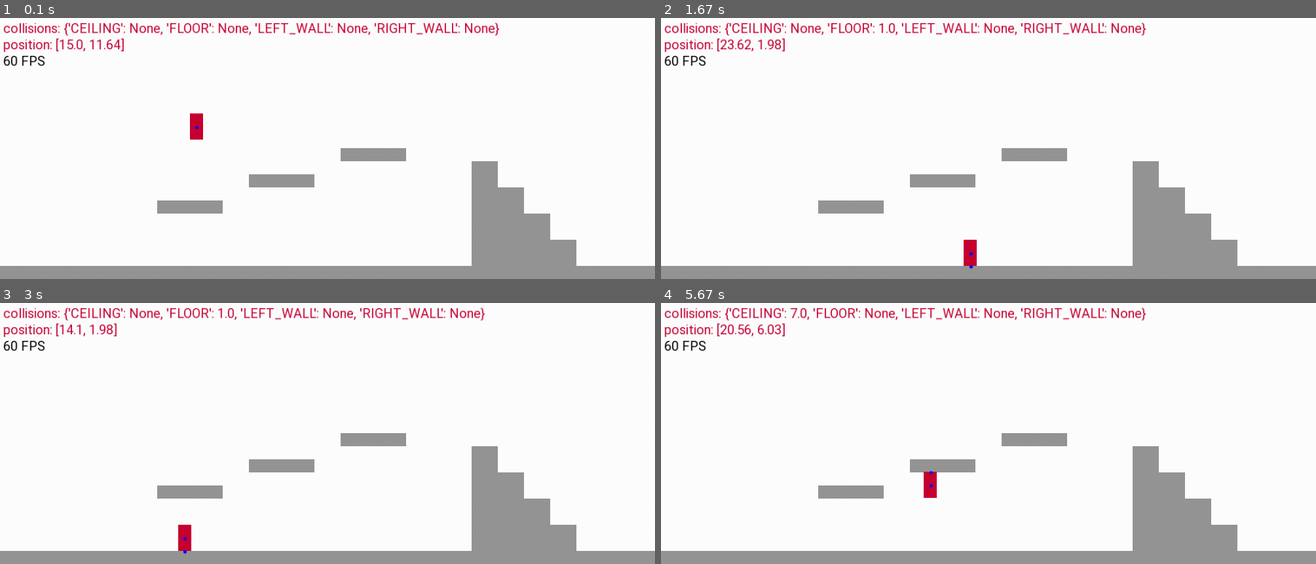
Above: before the commit, frames 1-4 (two rows, left to right).
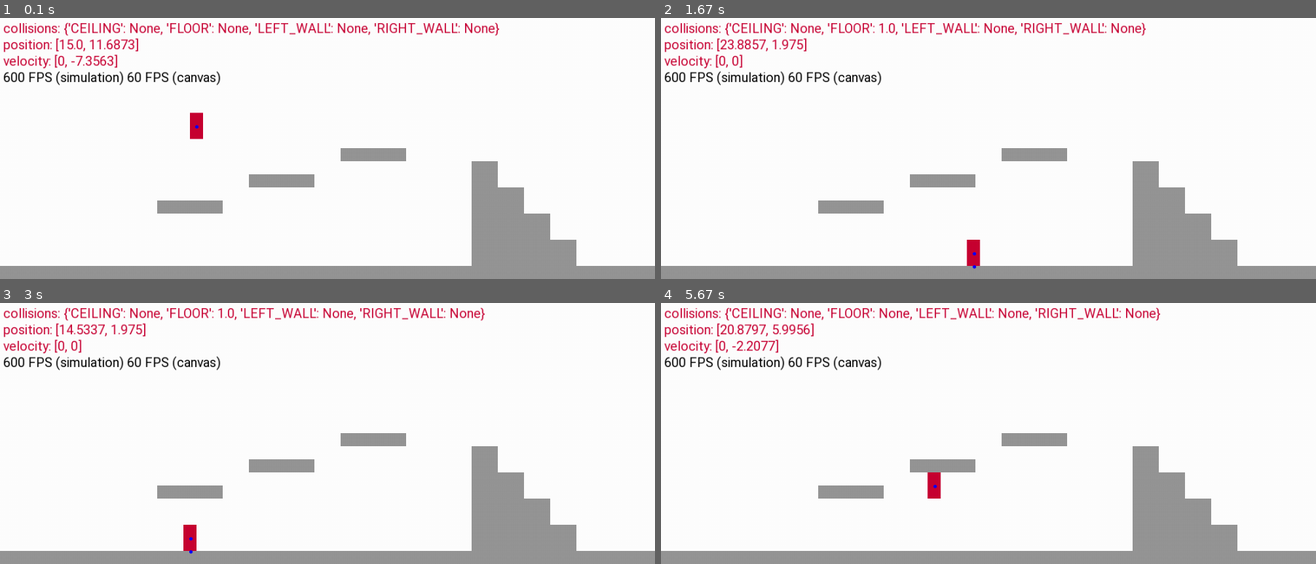
Above: after the commit, the same moments.

Repository: dostuffthatmatters/pygame-jump-n-run
Game: pygame game, started from run.py
Same seed, same stepped clock (60 frames per second), same inputs: the game is played once before the commit and once after it.
Inputs:
- Up to frame 1 (0.1 s): no input
- Up to frame 2 (1.67 s): hold D 0.33-0.8 s; hold W 0.83-1.13 s; hold D 1.17-1.63 s
- Up to frame 3 (3 s): hold A 1.67-2.2 s; hold A 2.57-2.97 s
- Up to frame 4 (5.67 s): hold W 3-3.37 s; hold D 3.4-4.03 s; hold A 4.47-4.93 s; hold D 4.97-5.43 s; hold W from 5.47 s (still down)

The runs differ from the first frame. In frame 1, 1.1% of the frame differs, in the area x 0-34%, y 7-47%; in frame 2, 1.3%; in frame 3, 1.4%; in frame 4, 2.8%, in the area x 0-77%, y 1-75%.

Commit message:
Implement a simulation frame/canvas frame ratio

Diff:
--- a/game/engine/constants.py
+++ b/game/engine/constants.py
@@ -7,8 +7,6 @@
 RUN_VELOCITY = 10  # m/s
 JUMP_HEIGHT = 6  # meter
 JUMP_VELOCITY = math.sqrt(2 * GRAVITY * JUMP_HEIGHT)  # m/s
-
-COORDINATE_PRECISION = 2  # Decomals places of coordinates being stored
 
 """
 The game's physics-calculations are accurate, however:
@@ -28,5 +26,12 @@
 DRAW_HELPERS = True
 
 ERROR_MARGIN = 0.025
-MIN_FPS = 30
-MAX_FPS = 60
+MIN_DRAW_FPS = 30
+MAX_DRAW_FPS = 60
+
+COORDINATE_PRECISION = 4  # Decimals places of coordinates being stored
+SIMULATION_FRAMES_PER_DRAW = 10
+
+# Careful: The more frames per seconds are being simulated the smaller
+#          the changes in position and velocity will be therefore the
+#          COORDINATE_PRECISION has to be higher!
--- a/game/engine/game.py
+++ b/game/engine/game.py
@@ -120,19 +120,17 @@
         self.window.fill(color)
 
     def update(self, rects=None):
-        # Updates and prints fps every 30 frames -> Better than
-        # using time because less datetime.now() evaluations
         if self.track_fps:
-            timedelta = self.clock.tick(self.max_fps) * 0.001
-            current_fps = round(1/timedelta)
+            max_fps = self.max_fps
 
-            new_fps = round((self.fps*(self.max_fps/4) + current_fps)/((self.max_fps/4)+1))
+            timedelta = self.clock.tick(max_fps) * 0.001
+            # self.fps converges towards the actual fps -> reduces noise in fps
+            new_fps = round((self.fps*5 + (1/timedelta))/6)
 
-            modified = self.fps != new_fps
+            if self.print_fps and self.fps != new_fps:
+                print("{:3d} FPS".format(round(new_fps)))
+
             self.fps = new_fps
-
-            if self.print_fps and modified:
-                print("{:3d} FPS".format(round(self.fps)))
 
         if rects is None:
             pygame.display.update()
--- a/game/v2/barrier.py
+++ b/game/v2/barrier.py
@@ -101,8 +101,6 @@
             for side in single_collision:
                 all_collisions[side].append(single_collision[side])
 
-        print(all_collisions)
-
         # 2. Reduce all collisions to the relevant ones, example:
         #    all_collisions['FLOOR'] = [3.0, 4.2, 2.2, 4.0]
         #    -> relevant_collisions['FLOOR'] = 4.2
@@ -114,6 +112,4 @@
                     all_collisions[side] = list(sorted(all_collisions[side], reverse=side in ('FLOOR', 'LEFT_WALL')))
                 relevant_collisions[side] = all_collisions[side][0]
 
-        print(relevant_collisions)
-
         return relevant_collisions
--- a/game/v2/main.py
+++ b/game/v2/main.py
@@ -23,7 +23,9 @@
     if DRAW_HELPERS:
         game.draw_text(text=f"collisions: {player.collisions}", x_left=5, y_top=5, font_size=20, color=player.color)
         game.draw_text(text=f"position: {player.position}", x_left=5, y_top=30, font_size=20, color=player.color)
-        game.draw_text(text=f"{game.fps} FPS", x_left=5, y_top=55, font_size=20)
+        game.draw_text(text=f"velocity: {player.velocity}", x_left=5, y_top=55, font_size=20, color=player.color)
+        game.draw_text(text=f"{game.fps * SIMULATION_FRAMES_PER_DRAW} FPS (simulation) "
+                            f"{game.fps} FPS (canvas)", x_left=5, y_top=80, font_size=20)
     else:
         game.draw_text(text=f"{game.fps} FPS", x_left=5, y_top=5, font_size=20)
 
@@ -34,7 +36,7 @@
     game = Game(
         width=50 * SCALING_FACTOR,
         height=20 * SCALING_FACTOR,
-        print_fps=False, max_fps=MAX_FPS
+        print_fps=False, max_fps=MAX_DRAW_FPS
     )
 
     player_1 = Player(
@@ -70,12 +72,12 @@
 
         if not SLOWDOWN:
             # Collision detection is not fully working with low fps, yet...
-            fps = max(game.fps, MIN_FPS)
+            fps = max(game.fps, MIN_DRAW_FPS)
 
-            # Simulation is physically slower in game.fps < MIN_FPS
-            update(1/fps)
+            for i in range(SIMULATION_FRAMES_PER_DRAW):
+                update(1/(fps * SIMULATION_FRAMES_PER_DRAW))
         else:
-            time.sleep((1 / SLOWDOWN_FPS) - (1 / 45))
+            time.sleep((1/SLOWDOWN_FPS) - (1 / 45))
             update(1/45)
 
         draw(game, player_1)
--- a/game/v2/player.py
+++ b/game/v2/player.py
@@ -72,7 +72,6 @@
     def update_for_collisions(self, new_velocity, new_position):
         all_collisions = SquareBarrier.detect_all_collisions(self)
 
-        print(self.position)
         new_collisions = {
             'CEILING': None,
             'FLOOR': None,
@@ -101,8 +100,6 @@
         self.collisions = new_collisions
         self.velocity = [round(v, COORDINATE_PRECISION) for v in new_velocity]
         self.position = [round(p, COORDINATE_PRECISION) for p in new_position]
-        print(self.position)
-        print()
 
     def update(self, timedelta):
         new_velocity = [0, 0]
